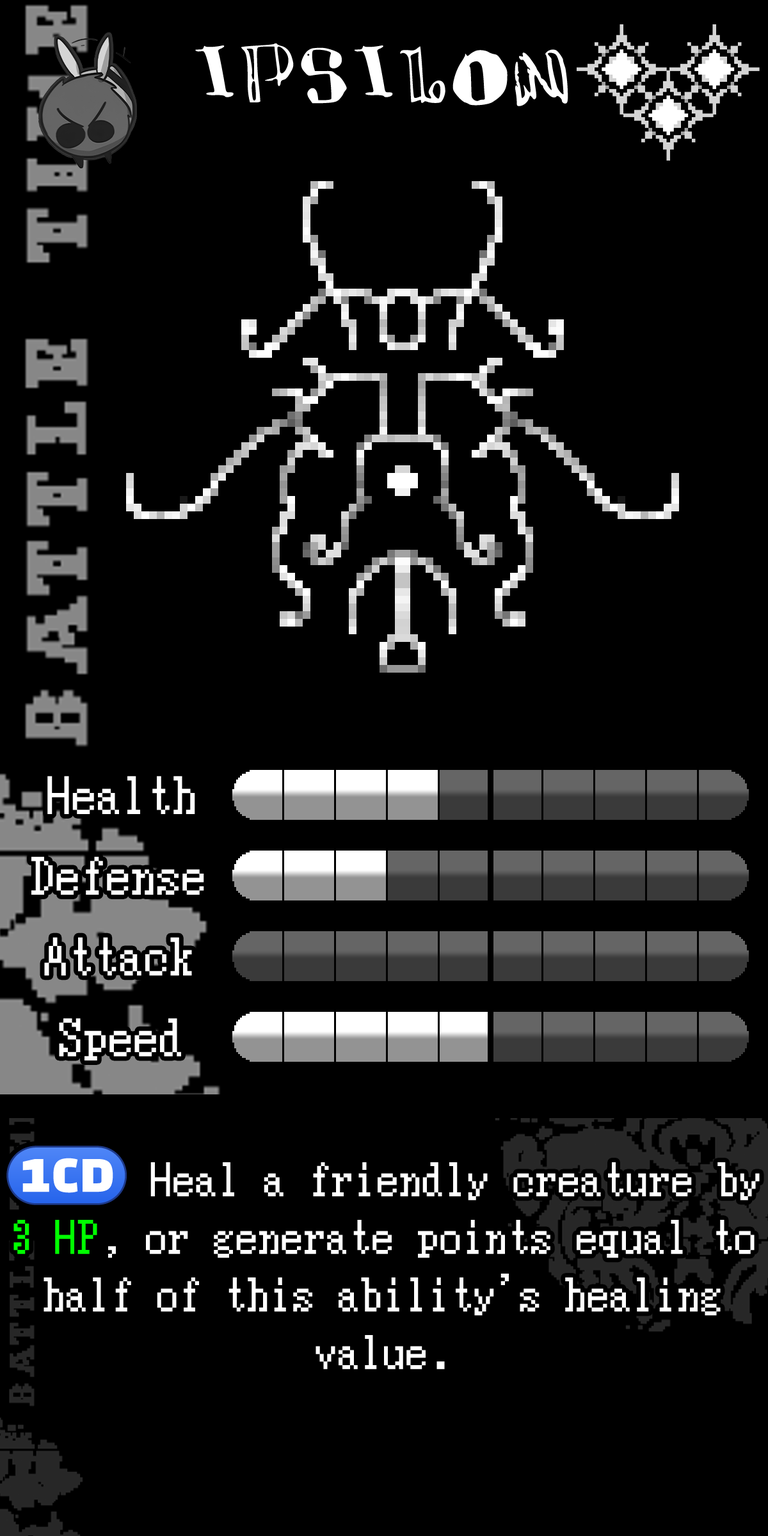
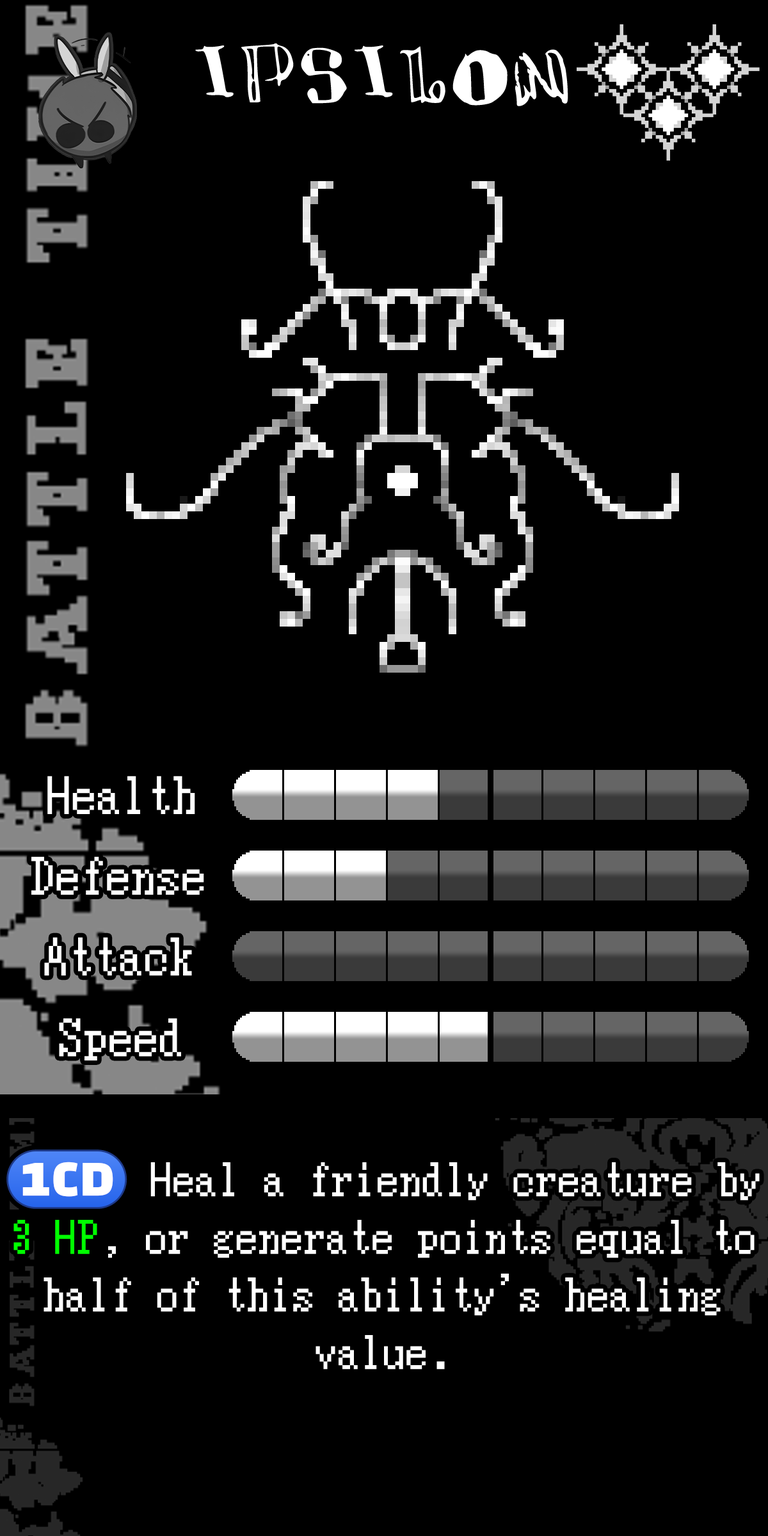
Revision of a layered 768 x 1536 image; what changed, layer by layer:
painted on "Ability" over <box>6,1145,128,1209</box>
